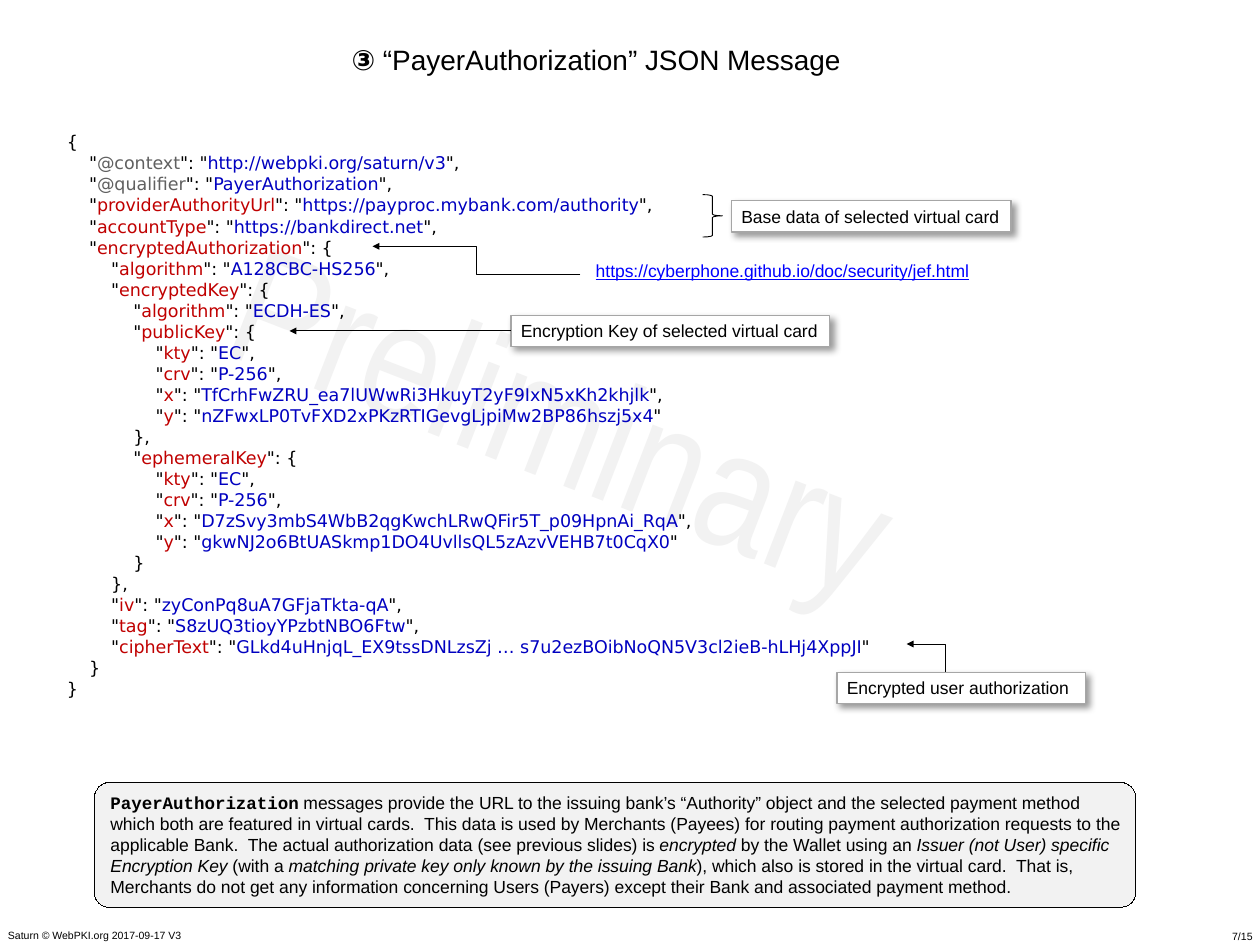
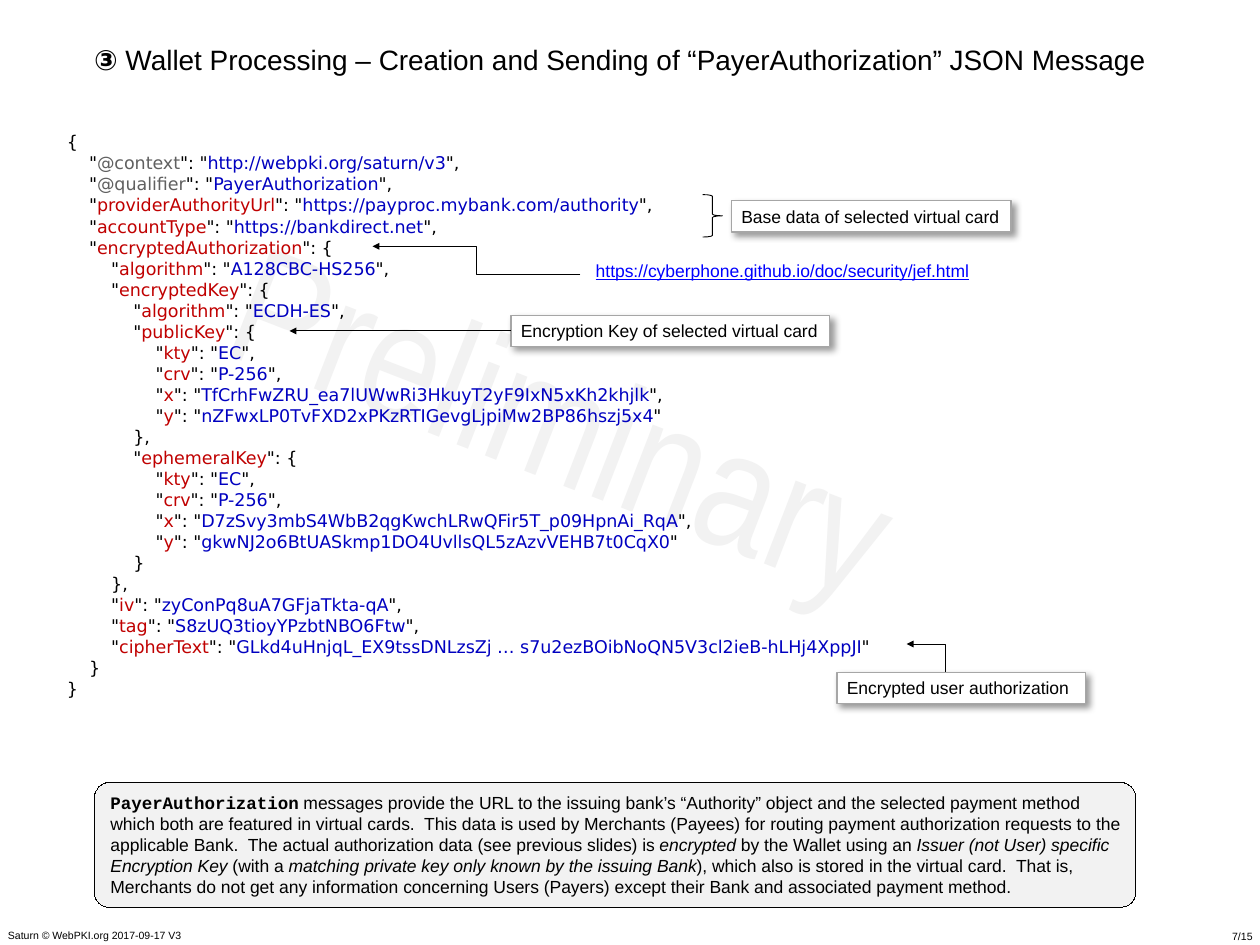
Before and after one commit to cyberphone/doc, a slide deck: slide 7 of saturn/saturn-v3-presentation.pptx. Drawn at 1260x945 pixels with LibreOffice and Linux fonts; fonts in the diff are those of the drawing. Boxes give left, top, right and bottom in pixels: in the first picture for what was removed or moved away, otherwise in the second. Text is boxed around its words. In the diff, an @@ line names an element or a change of style, - is before the commit and + after.

```diff
--- a/saturn/saturn-v3-presentation.pptx
+++ b/saturn/saturn-v3-presentation.pptx
@@ text at bbox=[94, 49, 1145, 75]: text changed @@
-③ “PayerAuthorization” JSON Message
+③ Wallet Processing – Creation and Sending of “PayerAuthorization” JSON Message
```
Also in this commit, not shown: 3 other slides changed, 1 other file.
